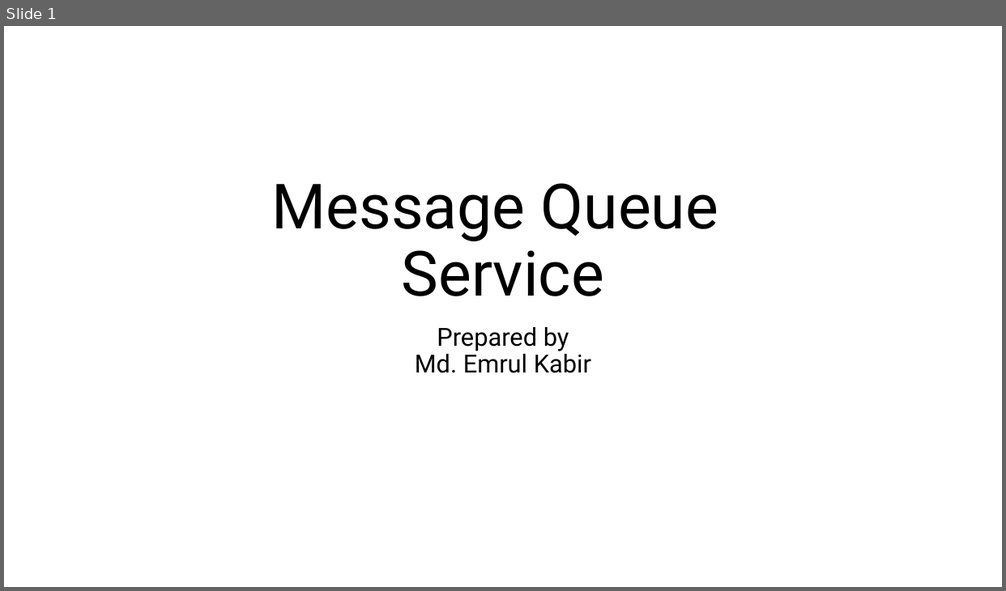
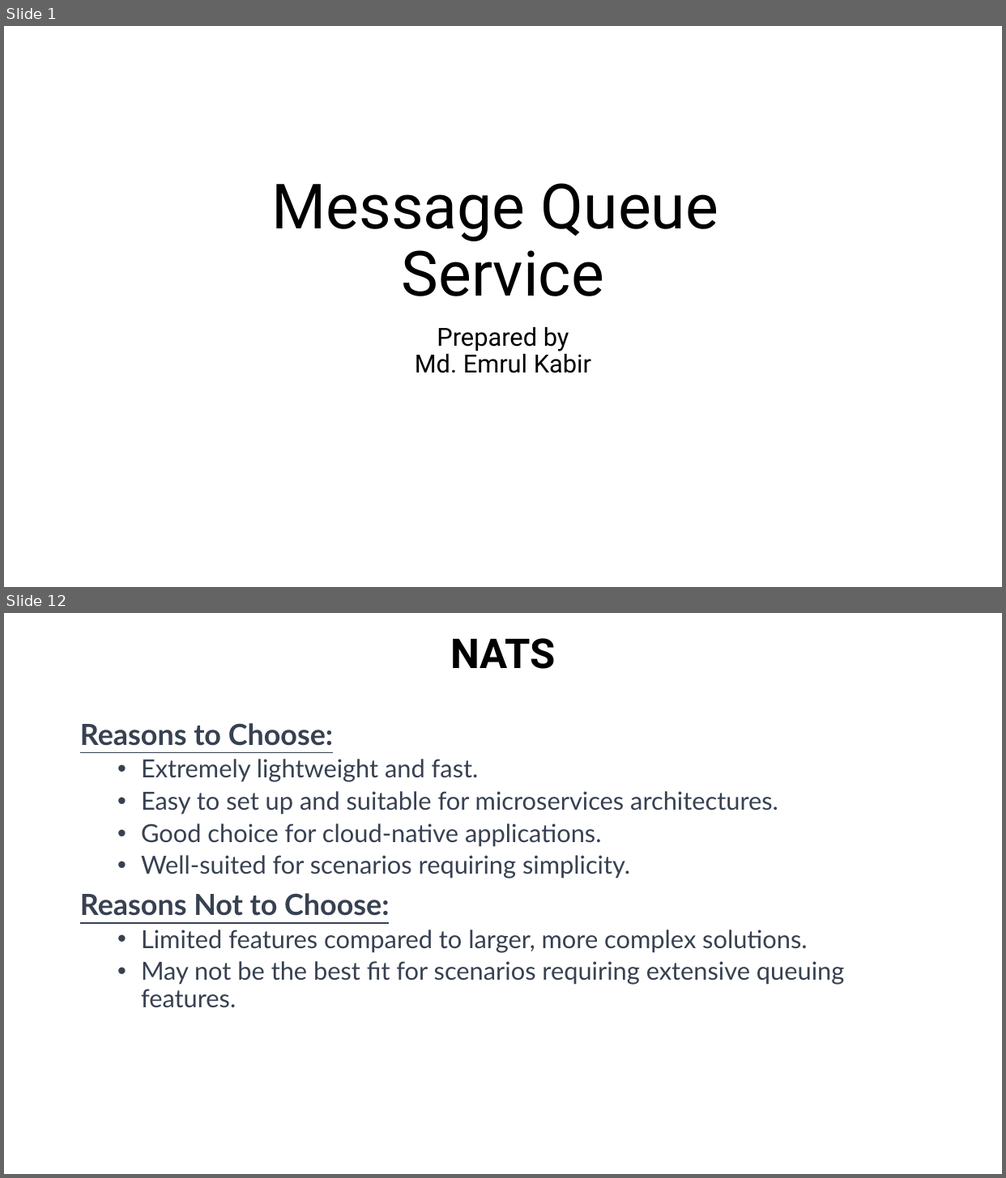
Before and after one commit to emrul11/OSL-MessageQueueService, a slide deck: Documents/MessageQueueService.pptx. Shown one above the other, each under a label of ours: slide 1 before the commit, slides 1 and 12 after it; the slides between them are not shown. The pictures are 1006x591 and 1006x1178 pixels, drawn with LibreOffice and Linux fonts; fonts in the diff are those of the drawing. Boxes give left, top, right and bottom in pixels: in the first picture for what was removed or moved away, otherwise in the second. Text is boxed around its words. In the diff, an @@ line names an element or a change of style, - is before the commit and + after.

```diff
--- a/Documents/MessageQueueService.pptx
+++ b/Documents/MessageQueueService.pptx
@@ slide 12 added at bbox=[4, 613, 1002, 1174], background #FFFFFF @@
@@ title added at bbox=[450, 638, 556, 669], 39.6 pt, text #000000, bold @@
+NATS
@@ text added at bbox=[80, 723, 844, 1008], 24 pt, text #374151 @@
+Reasons to Choose:
+  • Extremely lightweight and fast.
+  • Easy to set up and suitable for microservices architectures.
+  • Good choice for cloud-native applications.
+  • Well-suited for scenarios requiring simplicity.
+Reasons Not to Choose:
+  • Limited features compared to larger, more complex solutions.
+  • May not be the best fit for scenarios requiring extensive queuing features.
```
Also in this commit, not shown: 5 slides changed, 19 other slides added.
